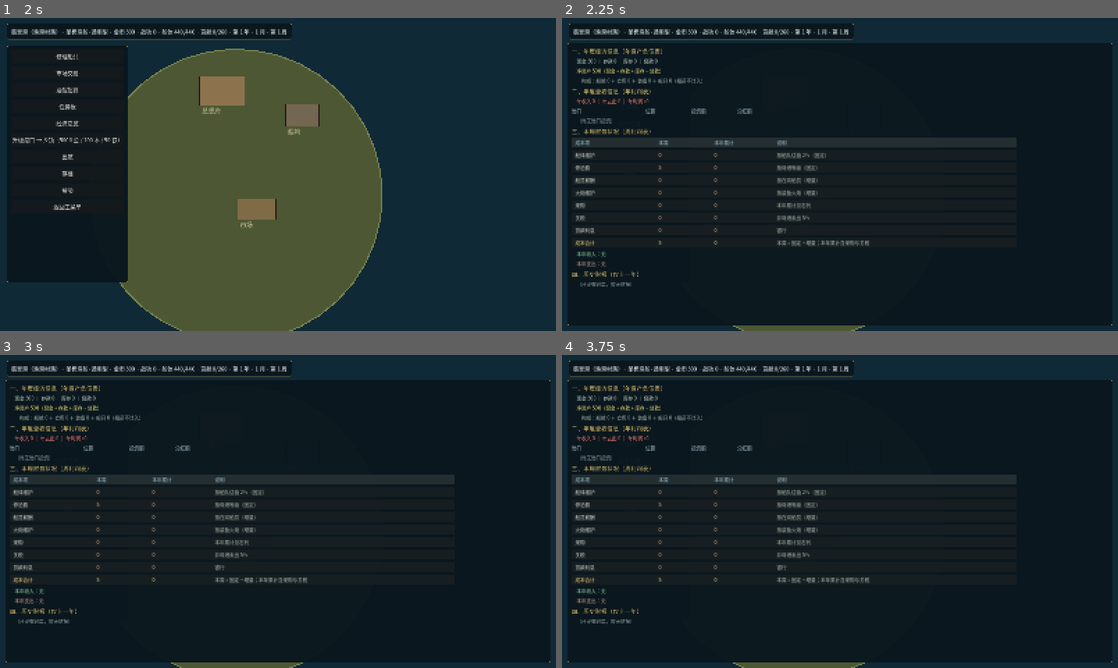
Above: before the commit, frames 1-4 (two rows, left to right).
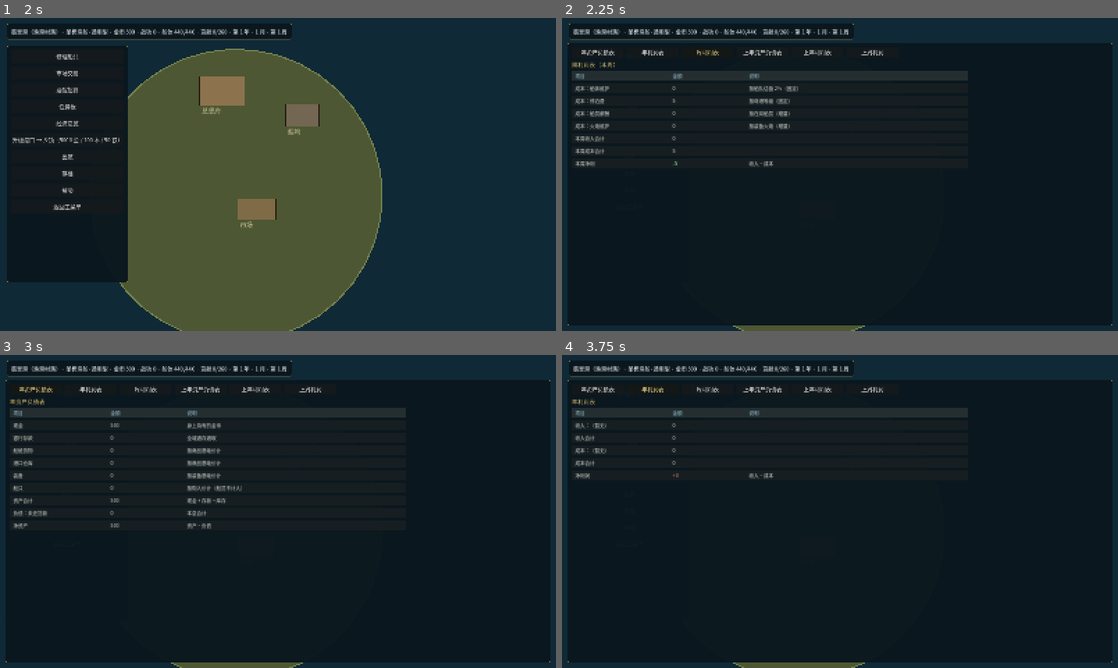
Above: after the commit, the same moments.

Repository: lucifermbbgh/OceanHero
Game: Godot game, scene res://scenes/main.tscn
Two runs of this game, one before a commit and one after it. Both use one fixed random seed, a clock stepped at 60 frames per second and the inputs below.
Inputs (mouse positions are in pixels of both pictures, inside the frame that each line leads up to):
- Up to frame 1 (2 s): tap Enter at 0.5 s; move the mouse to (400, 158) at 0.52 s; hold D (steer_right) 0.53-1.25 s; tap B at 0.6 s; click (400, 158) at 0.67 s; tap Space at 0.77 s; click "新游戏" at 1.25 s
- Up to frame 2 (2.25 s): click "经济总览" at 2 s
- Up to frame 3 (3 s): click "返回主菜单" (after the commit: "年资产负债表") at 2.75 s
- Up to frame 4 (3.75 s): click "返回主菜单" (after the commit: "年利润表") at 3.5 s

Frame 1 is identical in both runs. In frame 2, 5.9% of the frame differs, in the area x 1-82%, y 9-86%; in frame 3, 6.1%; in frame 4, 5.3%.

Commit message:
feat(0.19.4): 经济总览六页签表格化 + 周账目滚动
- 总览改为 [年资产负债表][年利润表][周利润表][上年资产负债表][上年利润表][上周利润]
- 默认展示周利润表；六个页签全部为带边框表格
- 新增 week_income/week_expense 与 last_week 快照（周结算滚动）
- 集成 570 全绿

Diff:
--- a/project.godot
+++ b/project.godot
@@ -15,7 +15,7 @@
 run/main_scene="res://scenes/main.tscn"
 config/features=PackedStringArray("4.7", "GL Compatibility")
 config/icon="res://icon.svg"
-config/version="0.19.3"
+config/version="0.19.4"
 [autoload]
 
 EventBus="*res://scripts/core/event_bus.gd"
--- a/scripts/base/base_scene.gd
+++ b/scripts/base/base_scene.gd
@@ -1617,31 +1617,29 @@
 	_rebuild_tavern()
 
 ## 升级按钮文案：满级显示当前等级，否则显示所需资源
-# ---------------- 经济总览与财报（0.17 / 0.18） ----------------
-
-var overview_root: PanelContainer = null
-var overview_list: VBoxContainer = null
-
-func _toggle_overview() -> void:
-	if overview_root.visible:
-		overview_root.visible = false
-		return
-	_rebuild_overview()
-	overview_root.visible = true
-
-func _rebuild_overview() -> void:
-	for c in overview_list.get_children():
-		c.queue_free()
+# ---------------- 经济总览（0.19.4 分页表格） ----------------
+
+var overview_tab := "week_pnl"
+const OVERVIEW_TABS := [
+	["ytd_bs", "年资产负债表"],
+	["ytd_pl", "年利润表"],
+	["week_pnl", "周利润表"],
+	["last_bs", "上年资产负债表"],
+	["last_pl", "上年利润表"],
+	["last_week", "上周利润"],
+]
+
+func _stock_value() -> Dictionary:
 	var cargo_v := 0
 	for cid in GameState.cargo.keys():
 		var c: Resource = DataRegistry.get_commodity(cid)
 		if c != null:
 			cargo_v += int(c.base_price) * int(GameState.cargo[cid])
 	var wh_v := 0
-	for cid2 in GameState.warehouse.keys():
-		var c2: Resource = DataRegistry.get_commodity(cid2)
+	for c2k in GameState.warehouse.keys():
+		var c2: Resource = DataRegistry.get_commodity(c2k)
 		if c2 != null:
-			wh_v += int(c2.base_price) * int(GameState.warehouse[cid2])
+			wh_v += int(c2.base_price) * int(GameState.warehouse[c2k])
 	var gear_v := 0
 	for g in GameState.gear_owned:
 		var gd: Resource = DataRegistry.get_gear(g)
@@ -1651,111 +1649,161 @@
 	for sh in GameState.ships_owned:
 		if sh is Resource and sh.get("price") != null:
 			ship_v += int(sh.get("price"))
-	var stock_total := cargo_v + wh_v + gear_v + ship_v
-	var debt := GameState.loan_exposure()
-	var net_worth := GameState.gold + GameState.bank_deposited() + stock_total - debt
-	_yard_title_to(overview_list, "一、年度经济信息（年资产负债表）")
-	overview_list.add_child(_lbl("　现金 %d ｜ 存款 %d ｜ 库存 %d ｜ 贷款 %d" % [
-		GameState.gold, GameState.bank_deposited(), stock_total, debt], 780, Color(0.8, 0.86, 0.82)))
-	overview_list.add_child(_lbl("　净资产 %d（现金 + 存款 + 库存 − 贷款）" % net_worth,
-		780, Color(0.95, 0.9, 0.5)))
-	overview_list.add_child(_lbl("　　构成：船舱 %d ＋ 仓库 %d ＋ 装备 %d ＋ 船只 %d（船员不计入）" % [
-		cargo_v, wh_v, gear_v, ship_v], 780, Color(0.66, 0.72, 0.7)))
-
-	var s: Dictionary = GameState.finance_summary()
-	_yard_title_to(overview_list, "二、年度营收信息（年利润表）")
-	overview_list.add_child(_lbl("　年收入 %d ｜ 年支出 %d ｜ 年利润 %+d" % [
-		int(s["income_total"]), int(s["expense_total"]), int(s["net"])], 780,
-		Color(0.92, 0.45, 0.42) if int(s["net"]) >= 0 else Color(0.45, 0.85, 0.55)))
-	var head := HBoxContainer.new()
-	head.add_theme_constant_override("separation", 12)
-	overview_list.add_child(head)
-	for spec in [["港口", 200], ["位置", 120], ["投资额", 120], ["分红额", 120]]:
-		head.add_child(_cell(String(spec[0]), int(spec[1]), Color(0.62, 0.72, 0.78)))
-	var any_inv := false
-	for k in GameState.island_investment.keys():
-		var v := int(GameState.island_investment[k])
-		if v <= 0:
-			continue
-		any_inv = true
-		var meta: Dictionary = GameState.port_registry.get(String(k), {})
-		var row := HBoxContainer.new()
-		row.add_theme_constant_override("separation", 12)
-		overview_list.add_child(row)
-		row.add_child(_cell(String(meta.get("name", String(k))), 200))
-		row.add_child(_cell("第 %d 图" % int(meta.get("map", 0)), 120))
-		row.add_child(_cell(str(v), 120))
-		row.add_child(_cell("0", 120, Color(0.7, 0.75, 0.7)))
-	if not any_inv:
-		overview_list.add_child(_lbl("　（尚无港口投资）", 400, Color(0.55, 0.6, 0.6)))
-
-	var up: Dictionary = GameState.weekly_upkeep()
-	_yard_title_to(overview_list, "三、本周财务状况（周利润表）")
-	var h3 := HBoxContainer.new()
-	h3.add_theme_constant_override("separation", 0)
-	overview_list.add_child(h3)
-	for spec in [["成本项", 240], ["本周", 160], ["本年累计", 180], ["说明", 700]]:
-		h3.add_child(_cell_box(String(spec[0]), int(spec[1]), Color(0.62, 0.78, 0.85), true))
-	var cost_rows: Array = [
-		["船体维护", int(up.get("hull", 0)), "按船队估值 2%（固定）"],
-		["停泊费", int(up.get("berth", 0)), "按母港等级（固定）"],
-		["船员薪酬", int(up.get("crew", 0)), "按在岗船员（增量）"],
-		["火炮维护", int(up.get("cannon", 0)), "按装备火炮（增量）"],
-		["采购", 0, "本年累计见右列"],
-		["关税", 0, "非母港卖出 5%"],
-		["贷款利息", 0, "银行"],
-	]
-	var year_exp: Dictionary = s["expense"]
-	var total_week := 0
-	var total_year := 0
-	for rw in cost_rows:
-		var name_s := String(rw[0])
-		var week_v := int(rw[1])
-		var year_v := 0
-		if name_s == "采购":
-			year_v = int(year_exp.get("采购", 0))
-		elif name_s == "关税":
-			year_v = int(year_exp.get("关税", 0))
-		elif name_s == "贷款利息":
-			year_v = int(year_exp.get("利息", 0))
-		elif name_s == "船体维护" or name_s == "停泊费" or name_s == "船员薪酬" or name_s == "火炮维护":
-			year_v = 0
-		total_week += week_v
-		total_year += year_v
+	return {"cargo": cargo_v, "wh": wh_v, "gear": gear_v, "ship": ship_v,
+		"total": cargo_v + wh_v + gear_v + ship_v}
+
+func _overview_table(headers: Array, widths: Array, rows: Array) -> void:
+	var hb := HBoxContainer.new()
+	hb.add_theme_constant_override("separation", 0)
+	overview_list.add_child(hb)
+	for i in range(headers.size()):
+		hb.add_child(_cell_box(String(headers[i]), int(widths[i]), Color(0.62, 0.78, 0.85), true))
+	for rw in rows:
 		var hr := HBoxContainer.new()
 		hr.add_theme_constant_override("separation", 0)
 		overview_list.add_child(hr)
-		hr.add_child(_cell_box(name_s, 240))
-		hr.add_child(_cell_box(str(week_v), 160, Color(0.92, 0.72, 0.6)))
-		hr.add_child(_cell_box(str(year_v), 180, Color(0.92, 0.72, 0.6)))
-		hr.add_child(_cell_box(String(rw[2]), 700, Color(0.68, 0.74, 0.7)))
-	var tot_row := HBoxContainer.new()
-	tot_row.add_theme_constant_override("separation", 0)
-	overview_list.add_child(tot_row)
-	tot_row.add_child(_cell_box("成本合计", 240, Color(0.95, 0.85, 0.5)))
-	tot_row.add_child(_cell_box(str(total_week), 160, Color(0.98, 0.9, 0.55)))
-	tot_row.add_child(_cell_box(str(int(s["expense_total"])), 180, Color(0.98, 0.9, 0.55)))
-	tot_row.add_child(_cell_box("本周 = 固定 + 增量；本年累计含采购与关税", 700, Color(0.7, 0.76, 0.72)))
-
-	var inc_parts: Array = []
-	for k2 in s["income"].keys():
-		inc_parts.append("%s %d" % [String(k2), int(s["income"][k2])])
-	var exp_parts: Array = []
-	for k3 in s["expense"].keys():
-		exp_parts.append("%s %d" % [String(k3), int(s["expense"][k3])])
-	overview_list.add_child(_lbl("　本年收入：%s" % ("　".join(inc_parts) if not inc_parts.is_empty() else "无"),
-		780, Color(0.6, 0.85, 0.65)))
-	overview_list.add_child(_lbl("　本年支出：%s" % ("　".join(exp_parts) if not exp_parts.is_empty() else "无"),
-		780, Color(0.88, 0.62, 0.55)))
-
-	_yard_title_to(overview_list, "四、历史财报（仅上一年）")
-	if GameState.reports.is_empty():
-		overview_list.add_child(_lbl("　（还没有跨年，暂无财报）", 500, Color(0.55, 0.6, 0.6)))
-	else:
-		var r0: Dictionary = GameState.reports[GameState.reports.size() - 1]
-		overview_list.add_child(_lbl("　第 %d 年：收入 %d ｜ 支出 %d ｜ 利润 %+d ｜ 净资产 %d" % [
-			int(r0.get("year", 0)), int(r0.get("income_total", 0)), int(r0.get("expense_total", 0)),
-			int(r0.get("net", 0)), int(r0.get("net_worth", 0))], 780, Color(0.82, 0.86, 0.8)))
+		for i2 in range(rw.size()):
+			var col := Color(0.86, 0.88, 0.86)
+			var txt := String(rw[i2])
+			if txt.begins_with("+"):
+				col = Color(0.92, 0.55, 0.5)
+			elif txt.begins_with("-"):
+				col = Color(0.5, 0.85, 0.6)
+			hr.add_child(_cell_box(txt, int(widths[i2]), col))
+
+# ---------------- 经济总览与财报（0.17 / 0.18） ----------------
+
+var overview_root: PanelContainer = null
+var overview_list: VBoxContainer = null
+
+func _toggle_overview() -> void:
+	if overview_root.visible:
+		overview_root.visible = false
+		return
+	_rebuild_overview()
+	overview_root.visible = true
+
+func _rebuild_overview() -> void:
+	for c in overview_list.get_children():
+		c.queue_free()
+	var tabs := HBoxContainer.new()
+	tabs.add_theme_constant_override("separation", 8)
+	overview_list.add_child(tabs)
+	for t in OVERVIEW_TABS:
+		var tb := Button.new()
+		tb.text = String(t[1])
+		tb.custom_minimum_size = Vector2(150, 32)
+		tb.modulate = Color(1.0, 0.92, 0.6) if String(t[0]) == overview_tab else Color(1, 1, 1)
+		var key := String(t[0])
+		tb.pressed.connect(func(): overview_tab = key; _rebuild_overview())
+		tabs.add_child(tb)
+	var s: Dictionary = GameState.finance_summary()
+	var up: Dictionary = GameState.weekly_upkeep()
+	var sv: Dictionary = _stock_value()
+	match overview_tab:
+		"ytd_bs":
+			var assets := GameState.gold + GameState.bank_deposited() + int(sv["total"])
+			var debt := GameState.loan_exposure()
+			_yard_title_to(overview_list, "年资产负债表")
+			_overview_table(["项目", "金额", "说明"], [280, 220, 640], [
+				["现金", str(GameState.gold), "身上持有的金币"],
+				["银行存款", str(GameState.bank_deposited()), "全城通存通取"],
+				["船舱货物", str(sv["cargo"]), "按商品基础价计"],
+				["港口仓库", str(sv["wh"]), "按商品基础价计"],
+				["装备", str(sv["gear"]), "按装备基础价计"],
+				["船只", str(sv["ship"]), "按购入价计（船员不计入）"],
+				["资产合计", str(assets), "现金 + 存款 + 库存"],
+				["负债：未还贷款", str(debt), "本息合计"],
+				["净资产", str(assets - debt), "资产 − 负债"],
+			])
+		"ytd_pl":
+			var inc: Dictionary = s["income"]
+			var exp: Dictionary = s["expense"]
+			var rows: Array = []
+			for k in inc.keys():
+				rows.append(["收入：" + String(k), str(int(inc[k])), "本年累计"])
+			if inc.is_empty():
+				rows.append(["收入：（暂无）", "0", ""])
+			rows.append(["收入合计", str(int(s["income_total"])), ""])
+			for k2 in exp.keys():
+				rows.append(["成本：" + String(k2), str(int(exp[k2])), "本年累计"])
+			if exp.is_empty():
+				rows.append(["成本：（暂无）", "0", ""])
+			rows.append(["成本合计", str(int(s["expense_total"])), ""])
+			rows.append(["净利润", ("+" if int(s["net"]) >= 0 else "") + str(int(s["net"])), "收入 − 成本"])
+			_yard_title_to(overview_list, "年利润表")
+			_overview_table(["项目", "金额", "说明"], [280, 220, 640], rows)
+		"week_pnl":
+			var rows2: Array = [
+				["成本：船体维护", str(int(up.get("hull", 0))), "按船队估值 2%（固定）"],
+				["成本：停泊费", str(int(up.get("berth", 0))), "按母港等级（固定）"],
+				["成本：船员薪酬", str(int(up.get("crew", 0))), "按在岗船员（增量）"],
+				["成本：火炮维护", str(int(up.get("cannon", 0))), "按装备火炮（增量）"],
+			]
+			var w_inc := 0
+			for k3 in GameState.week_income.keys():
+				rows2.append(["收入：" + String(k3), str(int(GameState.week_income[k3])), "本周"])
+				w_inc += int(GameState.week_income[k3])
+			var w_exp := int(up.get("total", 0))
+			for k4 in GameState.week_expense.keys():
+				rows2.append(["成本：" + String(k4), str(int(GameState.week_expense[k4])), "本周"])
+				w_exp += int(GameState.week_expense[k4])
+			rows2.append(["本周收入合计", str(w_inc), ""])
+			rows2.append(["本周成本合计", str(w_exp), ""])
+			rows2.append(["本周净利", ("+" if w_inc - w_exp >= 0 else "") + str(w_inc - w_exp), "收入 − 成本"])
+			_yard_title_to(overview_list, "周利润表（本周）")
+			_overview_table(["项目", "金额", "说明"], [280, 220, 640], rows2)
+		"last_bs":
+			_yard_title_to(overview_list, "上年资产负债表")
+			if GameState.reports.is_empty():
+				overview_list.add_child(_lbl("　（还没有跨年，暂无上年数据）", 500, Color(0.55, 0.6, 0.6)))
+			else:
+				var r0: Dictionary = GameState.reports[GameState.reports.size() - 1]
+				_overview_table(["项目", "金额", "说明"], [280, 220, 640], [
+					["年份", str(int(r0.get("year", 0))), "上一自然年"],
+					["现金", str(int(r0.get("cash", 0))), "年末"],
+					["银行存款", str(int(r0.get("deposit", 0))), "年末"],
+					["库存（货物）", str(int(r0.get("cargo", 0))), "年末估值"],
+					["船只", str(int(r0.get("fleet", 0))), "年末估值"],
+					["资产合计", str(int(r0.get("assets", 0))), "现金 + 存款 + 库存"],
+					["负债：未还贷款", str(int(r0.get("debt", 0))), "年末本息"],
+					["净资产", str(int(r0.get("net_worth", 0))), "资产 − 负债"],
+				])
+		"last_pl":
+			_yard_title_to(overview_list, "上年利润表")
+			if GameState.reports.is_empty():
+				overview_list.add_child(_lbl("　（还没有跨年，暂无上年数据）", 500, Color(0.55, 0.6, 0.6)))
+			else:
+				var r1: Dictionary = GameState.reports[GameState.reports.size() - 1]
+				var rows3: Array = []
+				var inc1: Dictionary = r1.get("income", {})
+				for k5 in inc1.keys():
+					rows3.append(["收入：" + String(k5), str(int(inc1[k5])), "上年累计"])
+				var exp1: Dictionary = r1.get("expense", {})
+				for k6 in exp1.keys():
+					rows3.append(["成本：" + String(k6), str(int(exp1[k6])), "上年累计"])
+				rows3.append(["收入合计", str(int(r1.get("income_total", 0))), ""])
+				rows3.append(["成本合计", str(int(r1.get("expense_total", 0))), ""])
+				rows3.append(["净利润", ("+" if int(r1.get("net", 0)) >= 0 else "") + str(int(r1.get("net", 0))), "收入 − 成本"])
+				_overview_table(["项目", "金额", "说明"], [280, 220, 640], rows3)
+		"last_week":
+			_yard_title_to(overview_list, "上周利润")
+			var rows4: Array = []
+			var lw_inc := 0
+			for k7 in GameState.last_week_income.keys():
+				rows4.append(["收入：" + String(k7), str(int(GameState.last_week_income[k7])), "上周"])
+				lw_inc += int(GameState.last_week_income[k7])
+			var lw_exp := 0
+			for k8 in GameState.last_week_expense.keys():
+				rows4.append(["成本：" + String(k8), str(int(GameState.last_week_expense[k8])), "上周"])
+				lw_exp += int(GameState.last_week_expense[k8])
+			if rows4.is_empty():
+				overview_list.add_child(_lbl("　（上周没有交易记录）", 500, Color(0.55, 0.6, 0.6)))
+			else:
+				rows4.append(["收入合计", str(lw_inc), ""])
+				rows4.append(["成本合计", str(lw_exp), ""])
+				rows4.append(["净利", ("+" if lw_inc - lw_exp >= 0 else "") + str(lw_inc - lw_exp), "收入 − 成本"])
+				_overview_table(["项目", "金额", "说明"], [280, 220, 640], rows4)
 
 # ---------------- 商品详情弹窗（0.19.1） ----------------
 
--- a/scripts/core/game_state.gd
+++ b/scripts/core/game_state.gd
@@ -796,6 +796,17 @@
 # ---- 财务记账（按自然年） ----
 
 var finance: Dictionary = {}      # {purchases:{cid:{qty,cost}}, sales:{cid:{qty,revenue}}, income:{}, expense:{}}
+var week_income: Dictionary = {}
+var week_expense: Dictionary = {}
+var last_week_income: Dictionary = {}
+var last_week_expense: Dictionary = {}
+
+## 周结算结束时滚动本周账目
+func week_roll() -> void:
+	last_week_income = week_income.duplicate(true)
+	last_week_expense = week_expense.duplicate(true)
+	week_income = {}
+	week_expense = {}
 var reports: Array = []           # 历年财报
 var report_year := 0              # 已出过财报的年份
 
@@ -829,11 +840,13 @@
 	if not finance.has("income"):
 		_fin_year_reset()
 	finance["income"][kind] = int(finance["income"].get(kind, 0)) + maxi(0, amount)
+	week_income[kind] = int(week_income.get(kind, 0)) + maxi(0, amount)
 
 func record_expense(kind: String, amount: int) -> void:
 	if not finance.has("expense"):
 		_fin_year_reset()
 	finance["expense"][kind] = int(finance["expense"].get(kind, 0)) + maxi(0, amount)
+	week_expense[kind] = int(week_expense.get(kind, 0)) + maxi(0, amount)
 
 ## 汇总：{income_total, expense_total, net, income:{}, expense:{}}
 func finance_summary() -> Dictionary:
--- a/scripts/systems/world_tick.gd
+++ b/scripts/systems/world_tick.gd
@@ -55,6 +55,7 @@
 		var new_events: Array = GameState.tick_market(week_index)
 		for ev in new_events:
 			EventBus.ticker.emit("市场事件：%s · %s" % [String(ev.get("name", "")), String(ev.get("desc", ""))])
+		GameState.week_roll()
 		GameState.refresh_auctions(week_index)
 		var aevents: Array = GameState.tick_auctions()
 		for ev in aevents:
--- a/tests/integration/run.gd
+++ b/tests/integration/run.gd
@@ -680,6 +680,20 @@
 	s._input(ev)
 	await _frames(2)
 	_ok(not s.goods_root.visible, "ESC 先关闭商品弹窗")
+	# 经济总览六个分页
+	for tab in ["ytd_bs", "ytd_pl", "week_pnl", "last_bs", "last_pl", "last_week"]:
+		s.overview_tab = tab
+		s._rebuild_overview()
+		await _frames(1)
+		_ok(s.overview_list.get_child_count() > 1, "总览分页 %s 有内容" % tab,
+			str(s.overview_list.get_child_count()))
+	s.overview_tab = "week_pnl"
+	# 周收支滚动
+	GameState.record_income("贸易", 500)
+	_ok(int(GameState.week_income.get("贸易", 0)) == 500, "本周收入被记录")
+	GameState.week_roll()
+	_ok(int(GameState.last_week_income.get("贸易", 0)) == 500, "上周收入已滚动")
+	_ok(GameState.week_income.is_empty(), "本周收入已清零")
 	# 边际曲线应随真实库存变化（不是一条水平线）
 	var cd0: Dictionary = s._chart_data(&"grain", 10, 400, 800)
 	var mc0: Array = cd0.get("mc", [])
Binary file added: docs/screenshots/45-overview-0193.png
Not shown, added: docs/版本文档/0.19.4-升级说明.md
Not shown, changed: docs/版本文档/版本规划.md
